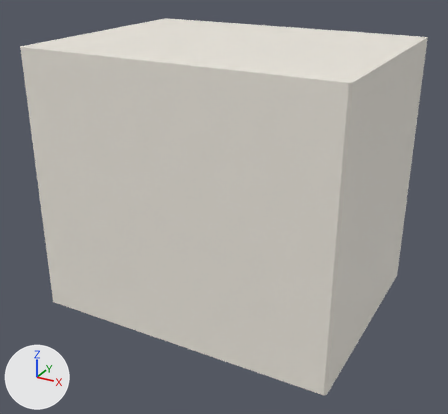
The glTF model docs/univers/archipeo/batiments/modeles/6e-batiment-cabine-de-robin/loin-etape-1.glb: old version first, new version second.
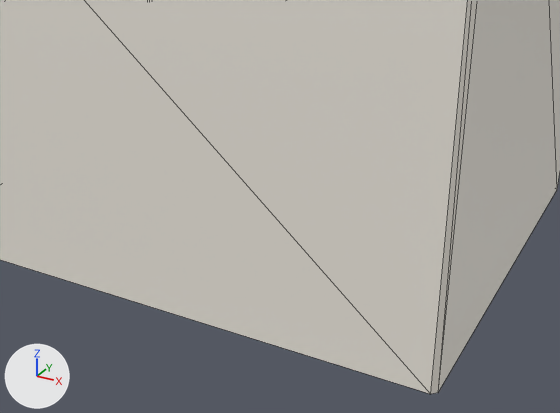
Each version is shown whole from a 50 mm lens placed at (0.693, -1.279, 0.865), pointed at (0.017, -0.051, 0.251), then close up from a 50 mm lens placed at (0.544, -0.872, 0.443), pointed at (0.221, -0.284, 0.149). Arrows for +X, +Y and +Z are at lower left; the lights stay in place. The first two pictures are the older version. The close-ups show mesh edges as thin lines. Vertices at exactly the same position are counted once.

The older version as bpy lines, for what is in view:
```python
me_loin = bpy.data.meshes.new('loin')
me_loin.from_pydata(...)  # 16 vertices, 22 faces; spans x -0.354..0.389, y -0.294..0.273, z 0.0..0.643
me_loin.materials.append(mat_defaultmaterial)
ob_loin = bpy.data.objects.new('loin', me_loin)
ob_loin.location = (0.0, 0.0, 0.0)
```
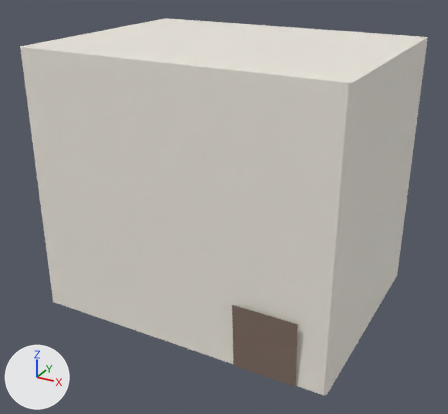
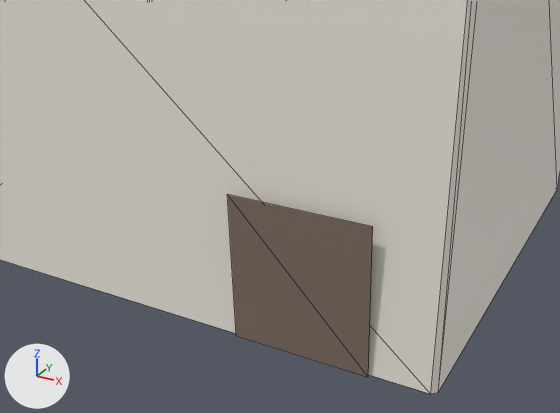
Changed parts and their boxes (x1, y1, x2, y2) in the close-ups (560 x 413 px):
```json
{"part": 1, "of": "me_loin", "change": "added", "after": [227, 194, 373, 377], "on screen": "brown"}
```

Scene script edits in JSON lines:
```json
{"block": "me_loin", "where": "# used by ob_loin; location = (0.0, 0.0, 0.0)"}
{"block": "me_loin", "where": "# verts and faces of me_loin; kept vertices keep their numbers, new ones are numbered from 16"}
{"op": "remove", "block": "me_loin", "code": "me_loin.from_pydata(...)  # 16 vertices, 22 faces; spans x -0.354..0.389, y -0.294..0.273, z 0.0..0.643"}
{"op": "add", "block": "me_loin", "code": "me_loin.from_pydata(...)  # 20 vertices, 24 faces; spans x -0.354..0.389, y -0.306..0.273, z 0.0..0.643"}
{"block": "me_loin", "change": "me_loin part 1"}
{"op": "add", "block": "me_loin", "code": "verts[16] = (0.177, -0.298, 0.0)  # pixel (236, 335)"}
{"op": "add", "block": "me_loin", "code": "verts[17] = (0.323, -0.298, 0.0)  # pixel (368, 377)"}
{"op": "add", "block": "me_loin", "code": "verts[18] = (0.323, -0.306, 0.161)  # pixel (372, 226)"}
{"op": "add", "block": "me_loin", "code": "verts[19] = (0.177, -0.306, 0.161)  # pixel (227, 194)"}
{"op": "add", "block": "me_loin", "code": "faces += [(16, 17, 19), (17, 18, 19)]"}
```
